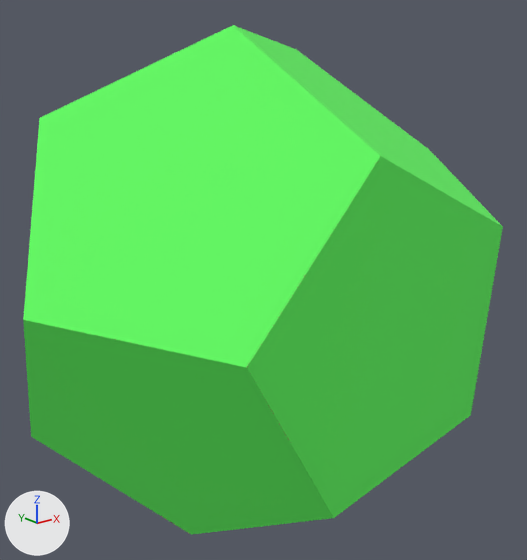
Renders of the glTF model vr/objetos/a21fa.glb from each side of a commit.
Rendered twice from a camera (50 mm lens) standing at (-2.43, -14.07, 8.93) and looking at (5.14, -4.62, 5.15). Arrows for +X, +Y and +Z are at lower left; the lights stay in place. Vertices at the same position are counted once.

Names of what the first picture shows: 'root'.
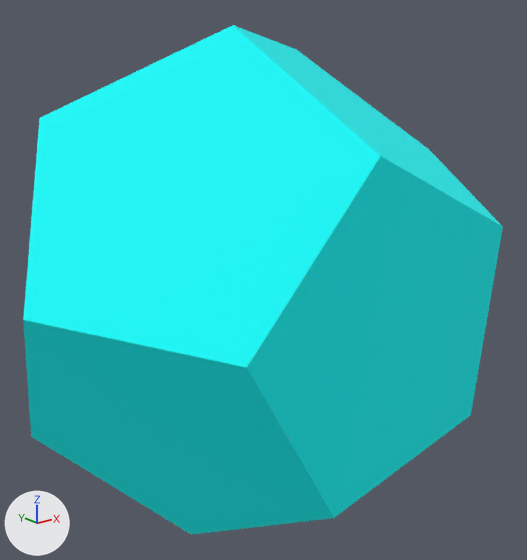
The change, as a list of edits to the scene's bpy script:
```text
Add mat_color_h05_1:
    mat_color_h05_1 = principled_material('[Color H05]1')
    mat_color_h05_1.base_color = (0.0, 1.0, 1.0)  # cyan #00ffff
    mat_color_h05_1.metallic = 0.1
    mat_color_h05_1.roughness = 0.9
Add mat_color_e03:
    mat_color_e03 = principled_material('Color E03')
    mat_color_e03.base_color = (1.0, 1.0, 0.13)  # yellow #ffff65
    mat_color_e03.metallic = 0.5
    mat_color_e03.roughness = 0.6
Change me_mesh_0:
    where me_mesh_0.from_pydata(...)  # 93 vertices, 123 faces; spans x 0.68..9.11, y -7.87..-1.0, z 0.95..9.29
    used by ob_root; location = (0.0, 0.0, 0.0)
    me_mesh_0 part 1: all 62 faces that had it switch from mat_color_a03 (red #ff6565) to mat_color_e03 (yellow #ffff65)
    me_mesh_0 part 2: all 58 faces that had it switch from mat_color_g03 (green #65ff65) to mat_color_h05_1 (cyan #00ffff)
```

Where the change shows, as pixel boxes [x1, y1, x2, y2] in the pictures (527 x 560 px):
part 1 of me_mesh_0, recoloured: [23, 156, 381, 531] in both
part 2 of me_mesh_0, recoloured (green to cyan): [23, 25, 503, 535] in both
